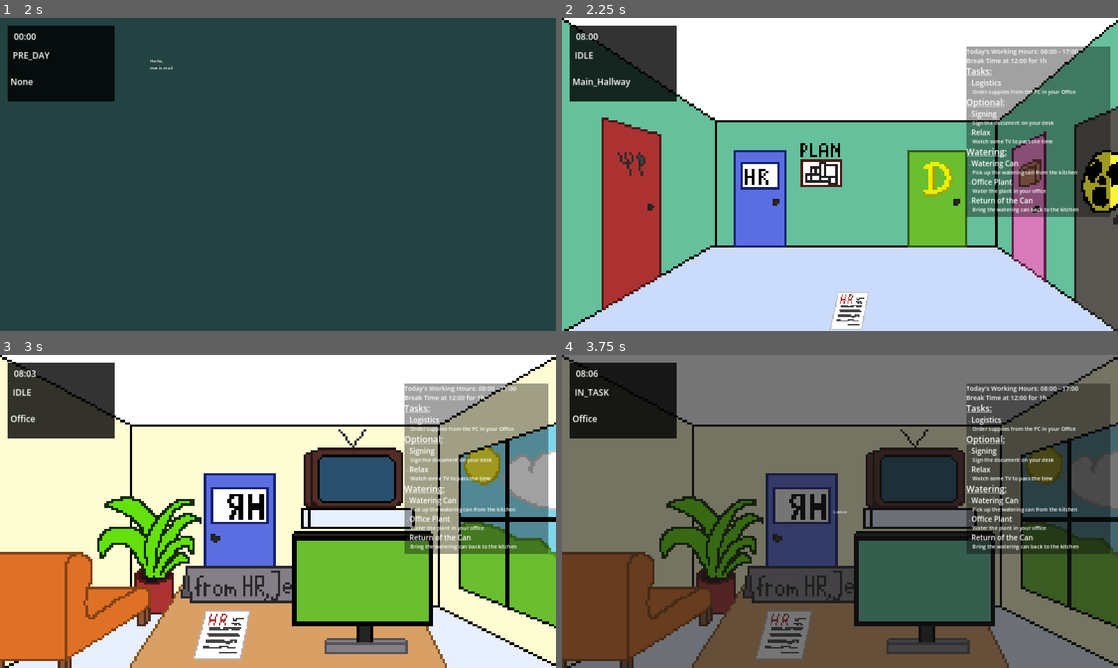
Above: before the commit, frames 1-4 (two rows, left to right).
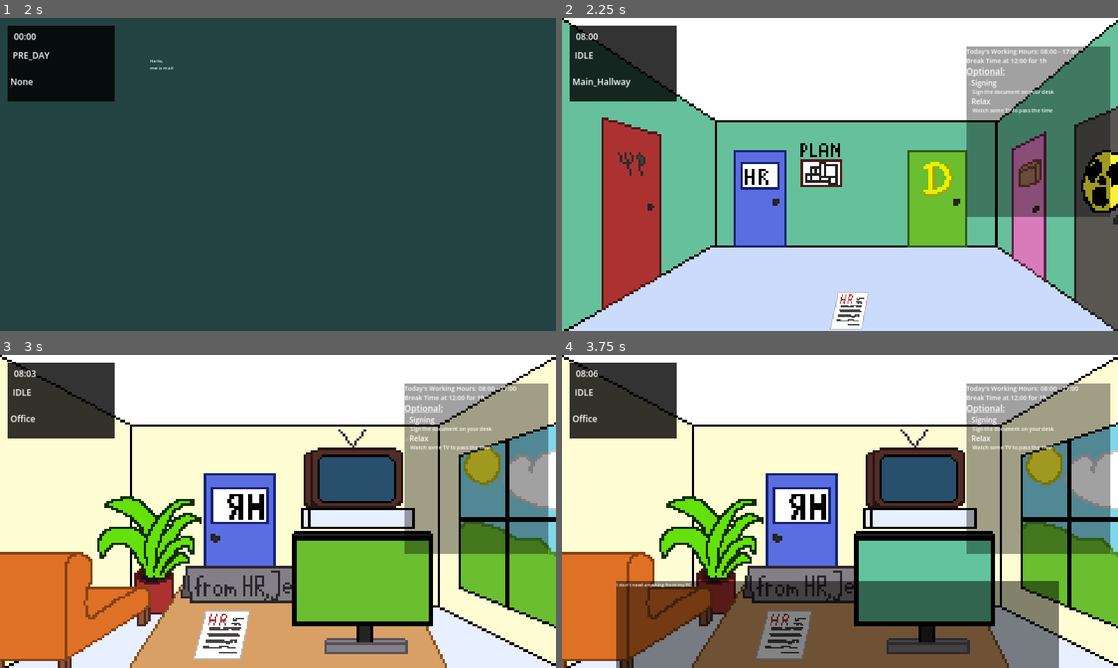
Above: after the commit, the same moments.

Repository: TheWalkingLapis/BrackeysGameJam2025_1
Game: Godot game, scene res://scenes/game_manager.tscn
The game is run twice, just before and just after one commit, with the same random seed, the same clock (stepped at 60 frames per second) and the same inputs.
Inputs (mouse positions are in pixels of both pictures, inside the frame that each line leads up to):
- Up to frame 1 (2 s): click "Start" at 0.5 s; click (278, 174) at 1.25 s
- Up to frame 2 (2.25 s): click (840, 174) at 2 s
- Up to frame 3 (3 s): click (200, 536) at 2.75 s
- Up to frame 4 (3.75 s): click (923, 580) at 3.5 s

Frame 1 is identical in both runs. In frame 2, 1.7% of the frame differs, in the area x 72-93%, y 15-63%; in frame 3, 1.7%; in frame 4, 72%, in the area x 0-100%, y 0-100%.

Commit message:
further improved watering task and break time display

Diff:
--- /dev/null
+++ b/imgs/sprites/tasks/watering_can_mask_bitmap.tres
@@ -0,0 +1,7 @@
+[gd_resource type="BitMap" format=3]
+
+[resource]
+data = {
+"data": PackedByteArray(14, 0, 0, 96, 251, 15, 192, 196, 255, 3, 184, 248, 127, 0, 31, 255, 15, 240, 227, 255, 129, 199, 252, 63, 120, 144, 255, 135, 7, 242, 255, 121, 128, 254, 255, 7, 240, 255, 127, 0, 252, 255, 7, 128, 255, 127, 0, 240, 255, 7, 0, 254, 127, 0, 128, 255, 7, 0, 192, 63, 0, 0),
+"size": Vector2i(29, 17)
+}
--- a/scenes/audio_manager.tscn
+++ b/scenes/audio_manager.tscn
@@ -1,7 +1,8 @@
-[gd_scene load_steps=3 format=3 uid="uid://pmd056tqd6oc"]
+[gd_scene load_steps=4 format=3 uid="uid://pmd056tqd6oc"]
 
 [ext_resource type="Script" path="res://scripts/audio_manager.gd" id="1_cmnvu"]
 [ext_resource type="AudioStream" uid="uid://ec3whikw1tvu" path="res://audio/music/JermeyFromHR.mp3" id="2_p2tu1"]
+[ext_resource type="AudioStream" uid="uid://8lax8l24h83t" path="res://audio/music/JermeyFromEverywhere.mp3" id="3_7yvyo"]
 
 [node name="AudioManager" type="Control"]
 layout_mode = 3
@@ -17,3 +18,13 @@
 [node name="MusicPlayer" type="AudioStreamPlayer" parent="."]
 volume_db = -8.0
 bus = &"Music"
+
+[node name="BreakPlayer" type="AudioStreamPlayer" parent="."]
+stream = ExtResource("3_7yvyo")
+volume_db = -8.0
+
+[node name="AlarmPlayer" type="AudioStreamPlayer" parent="."]
+
+[node name="SFX_Player" type="AudioStreamPlayer" parent="."]
+
+[node name="SFX_Player2" type="AudioStreamPlayer" parent="."]
--- a/scenes/rooms/kitchen.tscn
+++ b/scenes/rooms/kitchen.tscn
@@ -1,9 +1,12 @@
-[gd_scene load_steps=6 format=3 uid="uid://bh3u47j2ysp1h"]
+[gd_scene load_steps=9 format=3 uid="uid://bh3u47j2ysp1h"]
 
 [ext_resource type="Script" path="res://scripts/kitchen.gd" id="1_pp64o"]
 [ext_resource type="Texture2D" uid="uid://c08c5lfhx6p4p" path="res://imgs/rooms/kitchen/kitchen.png" id="2_eucwl"]
 [ext_resource type="Texture2D" uid="uid://h6xgld1lnyb3" path="res://imgs/sprites/tasks/hr-signing/document_laying_mask.png" id="3_qwuhf"]
+[ext_resource type="Texture2D" uid="uid://bjnelfly7ca0l" path="res://imgs/sprites/tasks/watering_can_mask.png" id="3_urun6"]
 [ext_resource type="PackedScene" uid="uid://ds58wystlw712" path="res://scenes/tasks/task_pick_up_watering_can.tscn" id="3_xkt3c"]
+[ext_resource type="BitMap" path="res://imgs/sprites/tasks/watering_can_mask_bitmap.tres" id="4_h4ouc"]
+[ext_resource type="Texture2D" uid="uid://dyib2wttwn7ra" path="res://imgs/sprites/tasks/watering_can.png" id="5_26yy8"]
 [ext_resource type="PackedScene" uid="uid://byqi3m5byi60j" path="res://scenes/tasks/task_drop_watering_can.tscn" id="5_84v6c"]
 
 [node name="Kitchen" type="Control"]
@@ -26,13 +29,6 @@
 grow_vertical = 2
 mouse_filter = 2
 texture = ExtResource("2_eucwl")
-
-[node name="Watering_Can_Hitbox" type="Button" parent="."]
-layout_mode = 0
-offset_left = 145.0
-offset_top = 870.0
-offset_right = 296.0
-offset_bottom = 1004.0
 
 [node name="Leave_Room" type="TextureButton" parent="."]
 layout_mode = 0
@@ -112,5 +108,28 @@
 grow_vertical = 2
 mouse_filter = 2
 
+[node name="Watering_Can_Hitbox" type="TextureButton" parent="."]
+self_modulate = Color(0.34902, 0.792157, 1, 0.533333)
+texture_filter = 1
+layout_mode = 0
+offset_left = 108.0
+offset_top = 324.0
+offset_right = 343.0
+offset_bottom = 465.0
+texture_hover = ExtResource("3_urun6")
+texture_click_mask = ExtResource("4_h4ouc")
+stretch_mode = 0
+
+[node name="Watering_Can_Sprite" type="TextureRect" parent="Watering_Can_Hitbox"]
+show_behind_parent = true
+layout_mode = 1
+anchors_preset = 15
+anchor_right = 1.0
+anchor_bottom = 1.0
+grow_horizontal = 2
+grow_vertical = 2
+mouse_filter = 2
+texture = ExtResource("5_26yy8")
+
+[connection signal="pressed" from="Leave_Room" to="." method="_on_leave_room_pressed"]
 [connection signal="pressed" from="Watering_Can_Hitbox" to="." method="_on_watering_can_hitbox_pressed"]
-[connection signal="pressed" from="Leave_Room" to="." method="_on_leave_room_pressed"]
--- a/scenes/rooms/plan.tscn
+++ b/scenes/rooms/plan.tscn
@@ -9,4 +9,16 @@
 anchor_bottom = 1.0
 grow_horizontal = 2
 grow_vertical = 2
+mouse_filter = 2
 script = ExtResource("1_vkjly")
+
+[node name="Back" type="Button" parent="."]
+layout_mode = 1
+anchors_preset = 15
+anchor_right = 1.0
+anchor_bottom = 1.0
+grow_horizontal = 2
+grow_vertical = 2
+text = "Back"
+
+[connection signal="pressed" from="Back" to="." method="_on_back_pressed"]
--- a/scenes/tasks/task_drop_watering_can.tscn
+++ b/scenes/tasks/task_drop_watering_can.tscn
@@ -1,7 +1,7 @@
 [gd_scene load_steps=3 format=3 uid="uid://byqi3m5byi60j"]
 
 [ext_resource type="Script" path="res://scripts/tasks/task_drop_watering_can.gd" id="1_q6qex"]
-[ext_resource type="Texture2D" uid="uid://dfqmdtt8cm6cb" path="res://imgs/sprites/tasks/hr-signing/document_laying.png" id="2_hkwxs"]
+[ext_resource type="Texture2D" uid="uid://dyib2wttwn7ra" path="res://imgs/sprites/tasks/watering_can.png" id="2_ma3ro"]
 
 [node name="Task_drop_Watering_Can" type="Control"]
 layout_mode = 3
@@ -19,10 +19,12 @@
 whole_day = true
 
 [node name="Watering_Can" type="TextureRect" parent="."]
+visible = false
 texture_filter = 1
-offset_left = 138.0
-offset_top = 871.0
-offset_right = 282.0
-offset_bottom = 991.0
+layout_mode = 0
+offset_left = 108.0
+offset_top = 324.0
+offset_right = 343.0
+offset_bottom = 465.0
 mouse_filter = 2
-texture = ExtResource("2_hkwxs")
+texture = ExtResource("2_ma3ro")
--- a/scenes/tasks/task_pick_up_watering_can.tscn
+++ b/scenes/tasks/task_pick_up_watering_can.tscn
@@ -1,7 +1,7 @@
 [gd_scene load_steps=3 format=3 uid="uid://ds58wystlw712"]
 
 [ext_resource type="Script" path="res://scripts/tasks/task_pick_up_watering_can.gd" id="1_t18mh"]
-[ext_resource type="Texture2D" uid="uid://dfqmdtt8cm6cb" path="res://imgs/sprites/tasks/hr-signing/document_laying.png" id="2_g6sjo"]
+[ext_resource type="Texture2D" uid="uid://dyib2wttwn7ra" path="res://imgs/sprites/tasks/watering_can.png" id="2_332d2"]
 
 [node name="Task_Pick_up_Watering_Can" type="Control"]
 layout_mode = 3
@@ -20,9 +20,9 @@
 [node name="Watering_Can" type="TextureRect" parent="."]
 texture_filter = 1
 layout_mode = 0
-offset_left = 138.0
-offset_top = 871.0
-offset_right = 282.0
-offset_bottom = 991.0
+offset_left = 108.0
+offset_top = 324.0
+offset_right = 343.0
+offset_bottom = 465.0
 mouse_filter = 2
-texture = ExtResource("2_g6sjo")
+texture = ExtResource("2_332d2")
--- a/scripts/audio_manager.gd
+++ b/scripts/audio_manager.gd
@@ -1,9 +1,24 @@
 extends Control
 class_name AudioManager
 
+enum SFX {TEST}
+var sfx_dict = {}
+
 @onready var music_player := $MusicPlayer
+@onready var break_player := $BreakPlayer
+@onready var alarm_player := $AlarmPlayer
+@onready var sfx_player_1 := $SFX_Player
+@onready var sfx_player_2 := $SFX_Player2
 
 @export var music_track_chill: AudioStream
+
+@export var sfx_test: AudioStream
+
+# fill sfx dict
+func _on_ready():
+	sfx_dict = {
+		SFX.TEST: sfx_test
+	}
 
 func play_music():
 	if music_player.playing:
@@ -13,3 +28,14 @@
 
 func stop_music():
 	music_player.stop()
+
+func play_break_sound():
+	break_player.play()
+
+func play_sfx(sfx: SFX):
+	if sfx_player_1.playing:
+		sfx_player_2.stream = sfx_dict[sfx]
+		sfx_player_2.play()
+	else:
+		sfx_player_1.stream = sfx_dict[sfx]
+		sfx_player_1.play()
--- a/scripts/game_manager.gd
+++ b/scripts/game_manager.gd
@@ -11,7 +11,7 @@
 enum GameState {MAIN_MENU, PRE_DAY, IDLE, IN_TASK, POST_DAY, FAILED, SUCCESS}
 var gameState: GameState = GameState.MAIN_MENU
 
-var current_day = 2
+var current_day = 0
 var allow_interaction = true
 
 func _ready():
@@ -85,6 +85,8 @@
 
 func _on_break_time():
 	allow_interaction = false
+	ui_manager.taskUI._on_break_time()
+	audio_manager.play_break_sound()
 	# TODO check if all non-optional tasks were done
 	if false:
 		pre_start_day(current_day)
--- a/scripts/global.gd
+++ b/scripts/global.gd
@@ -7,3 +7,6 @@
 var text_manager: TextManager = null
 var inventory: Inventory = null
 var audio_manager: AudioManager = null
+
+
+var watering_task_allow_discard_watering_can = false
--- a/scripts/kitchen.gd
+++ b/scripts/kitchen.gd
@@ -1,4 +1,6 @@
 extends Room
+
+@onready var watering_can_sprite = $Watering_Can_Hitbox/Watering_Can_Sprite
 
 var watering_can_pickup_task = null
 var watering_can_drop_task = null
@@ -31,6 +33,7 @@
 			watering_can_drop_task = null
 
 func _on_leave_room_pressed():
+	if !Global.game_manager.allow_interaction and !Global.time_manager.break_active: return
 	Global.room_manager.change_room_to("Main_Hallway")
 
 func _on_watering_can_hitbox_pressed():
@@ -38,7 +41,15 @@
 		if watering_can_pickup_task != null and !(watering_can_pickup_task as Task).get_task_completed():
 			if Global.inventory.is_empty():
 				watering_can_pickup_task.start_task()
+				watering_can_sprite.visible = false
 			else:
 				Global.text_manager.display_interaction_text("I have to empty my hands before I can pick this up")
-		elif Global.inventory.has_item(Global.inventory.Items.WATERING_CAN):
-			pass #TODO set can back
+		elif watering_can_drop_task != null and !(watering_can_drop_task as Task).get_task_completed():
+			if Global.watering_task_allow_discard_watering_can:
+				if Global.inventory.has_item(Global.inventory.Items.WATERING_CAN):
+					watering_can_drop_task.start_task()
+					watering_can_sprite.visible = true
+				else:
+					Global.text_manager.display_interaction_text("I already watered the plants")
+			else:
+				Global.text_manager.display_interaction_text("I have to water the plants before I can put this back")
--- a/scripts/plan.gd
+++ b/scripts/plan.gd
@@ -1 +1,6 @@
 extends Room
+
+
+func _on_back_pressed():
+	if !Global.game_manager.allow_interaction and !Global.time_manager.break_active: return
+	Global.room_manager.change_room_to("Main_Hallway")
--- a/scripts/room_manager.gd
+++ b/scripts/room_manager.gd
@@ -22,7 +22,7 @@
 var num_tasks = 0
 var num_completed_tasks = 0
 
-var days_started_once = [false, false, false, false, false, false] #avoid signal reconnection on day restart
+var tasks_with_connected_signals = {}
 
 func _ready():
 	name_to_node_dict = {
@@ -70,13 +70,13 @@
 				if not post_break:
 					(task as Task).reset_task() # only reset at start of day to avoid reseting whole-day tasks after break
 				task.visible = true
-				if not days_started_once[day]:
+				if !tasks_with_connected_signals.has(task):
+					tasks_with_connected_signals[task] = null # use as a set for connected signals to avoid errors
 					(task as Task).started.connect(_on_task_started)
 					(task as Task).completed.connect(_on_task_completed)
 				num_tasks += 1
 			else:
 				task.visible = false
-	days_started_once[day] = true
 	current_tasks = tasks
 	change_room_to("Main_Hallway")
 	Global.ui_manager.setup_tasks(tasks)
--- a/scripts/task_ui.gd
+++ b/scripts/task_ui.gd
@@ -30,6 +30,7 @@
 	update_task_text()
 
 func update_task_display():
+	if Global.time_manager.break_active: return
 	update_task_text()
 
 func update_task_text():
@@ -55,3 +56,12 @@
 			task_text += "     %s\n" % Utils.bbc_text(task_texts[1], 18)
 			text += Utils.bbc_strikethrough(task_text) if task.get_task_completed() else task_text
 	task_label.text = text
+
+func _on_break_time():
+	var text = ""
+	var day = Global.game_manager.current_day
+	if day < 3:
+		text += Utils.bbc_text("Leave the power plant for your break", 30)
+	elif day < 5:
+		text += Utils.bbc_text("Get a snack from the kitchen, no time to leave the site", 30)
+	task_label.text = text
--- a/scripts/tasks/task_drop_watering_can.gd
+++ b/scripts/tasks/task_drop_watering_can.gd
@@ -5,9 +5,9 @@
 func start_task():
 	if get_task_completed():
 		return
-	var success = Global.inventory.has_item(Global.inventory.Items.WATERING_CAN)
-	if !success:
+	if !Global.inventory.has_item(Global.inventory.Items.WATERING_CAN):
 		return
+	Global.inventory.drop()
 	watering_can.visible = true
 	started.emit()
 	set_task_completed()
--- a/scripts/tasks/task_pick_up_watering_can.gd
+++ b/scripts/tasks/task_pick_up_watering_can.gd
@@ -10,6 +10,7 @@
 		return
 	watering_can.visible = false
 	started.emit()
+	Global.watering_task_allow_discard_watering_can = false
 	set_task_completed()
 
 func reset_task():
--- a/scripts/tasks/task_water_office_plant.gd
+++ b/scripts/tasks/task_water_office_plant.gd
@@ -7,4 +7,5 @@
 	if !Global.inventory.has_item(Global.inventory.Items.WATERING_CAN):
 		return
 	started.emit()
+	Global.watering_task_allow_discard_watering_can = true
 	set_task_completed()
Binary file changed: imgs/sprites/tasks/watering_can.png
Binary file added: imgs/sprites/tasks/watering_can_mask.png
